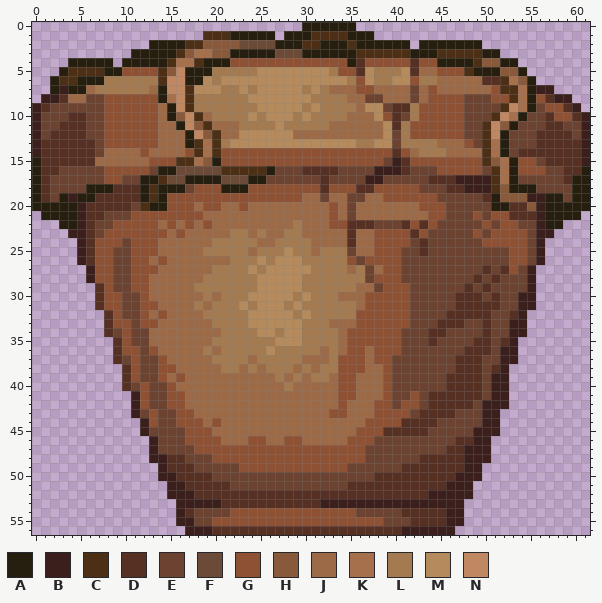
Edited in one commit: pixel-art sprite (Content/NPCs/Boss/BigBone/BigFlowerPot.png). Above is the file before it was changed.
The file is 124x114 pixels, drawn in blocks of 2x2; one block is one cell here.
Palette (. is transparent): A #261e0f  B #3a1f1c  C #4c2f14  D #563023  E #6c4230  F #6b4b37  G #8e5133  H #88593b  J #9d6a48  K #a6704d  L #a47b50  M #b58a5c  N #c08763
And afterwards:
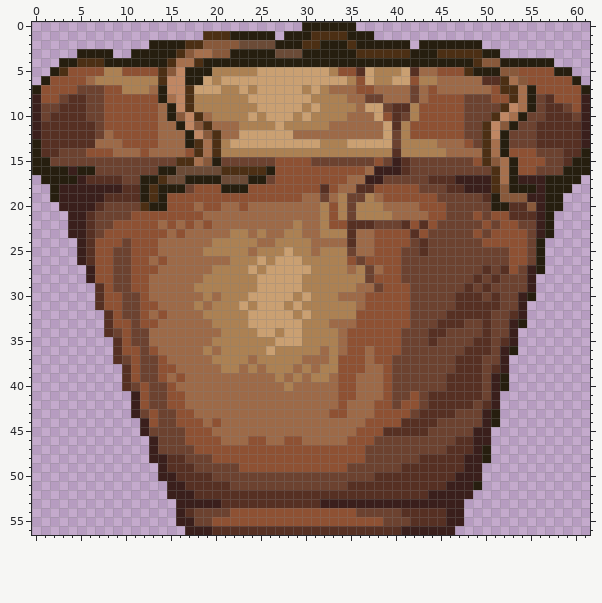
From old to new:
colour L: #a47b50 -> #ac8153
colour M: #b58a5c -> #caa072
Changed rows in their new state; - is a pixel that keeps its letter.
first column x 0:
 3 -----AAAA-----------------------------------------------------
 4 ---A-CCC-A------------AAAAAAAAAAAAA-AAAAAAAAA---------AAAA----
 5 --ACGGGGLL--------------------------------------------GGGGAA--
 6 -AGGGGJL-----------------------------------------------GGGGGA-
 7 AGGGGEEEGG----------------------------------------------GGGGGA
 8 BGGEDD--------------------------------------------------E-GGGB
 9 -E-DDD---------------------------------------------------DDEGB
10 --DD------------------------------------------------------DDE-
11 -DD---D-------------------------------------------------D--DD-
12 -D----D-J---------------------------------------------------D-
13 A------JJJ----------------------LLL-MM------------------------
14 A--EEEGGG------------LLLLLLLLLLLLLLLLLLL-LL----------GGGEEE--A
15 -AEEEEEEEEEEEEEE-----EEEEEE----EEEEEEE----EEEEEEE-------GEE-AA
16 -AAABAA-EEEEE--------------GGGGGGGGGGJ-------EEEEE------E--AA-
17 .AAAABDDDD-----------------GGGGGGGGJJ-----------------BBBAAA-.
18 ..ABBBBBBB------------------------JJ--------------------BAAA..
19 ..AB-BBB--------------------------L--L---------------------...
20 ...BB-B-EEE---------------------L-L-LLL--------------------...
21 -...B--E------------------------L-L-LLLL------------------...-
22 ---.B---------------------------L-------------------------.---
23 --------------------------------LLL----------------------A----
24 --------------------------------------------------------A-----
25 --------------------------------------------------------A-----
26 --------------------------------------------------------A-----
27 --------------------------------------------------------A-----
30 -------------------------------------------------------A------
31 -------------------------------------------------------.------
33 ------------------------------------------------------A-------
34 ------------------------------------------------------.-------
36 -----------------------------------------------------A--------
37 -----------------------------------------------------.--------
39 ----------------------------------------------------A---------
40 ----------------------------------------------------A---------
41 ----------------------------------------------------.---------
42 --------------------------------------------------D-.---------
43 ---------------------------------------------------A----------
44 ---------------------------------------------------A----------
45 ---------------------------------------------------.----------
47 ------------------------------------------------D-A-----------
48 --------------------------------------------------A-----------
51 -------------------------------------------------A------------
Pixel boxes of the changes (left, top, right, bottom) in both pictures:
changed: (32, 49, 176, 229)
changed: (194, 58, 590, 490)
